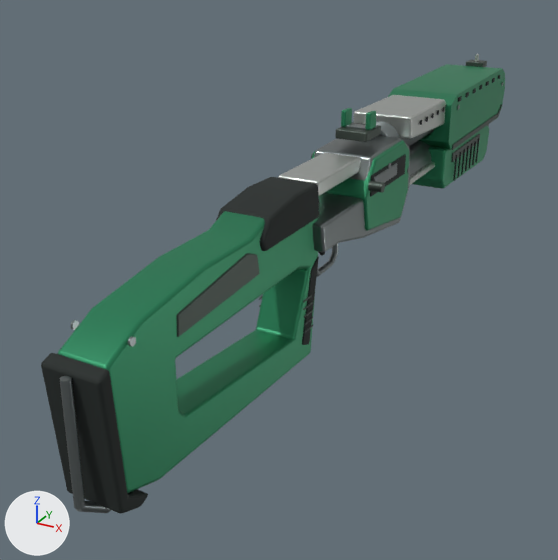
One commit to the glTF model dist/assets/pink-war/m12-shotgun.glb: the scene before it, then after it.
The view is the same before and after, from a 50 mm camera at (0.343, -0.646, 0.349) aimed at (-0.064, 0.094, -0.021). The axes (+X, +Y, +Z) are drawn at lower left. The lights are the same throughout. The picture after the commit comes second. Where no turn or scale is listed for an object, it has been applied to the vertices.

The first picture shows 'M12 fixed alloy', 'M12 fixed detail', 'M12 fixed paint', 'M12 fixed rubber', 'M12 fixed silver', 'M12 pump paint' and 2 more.
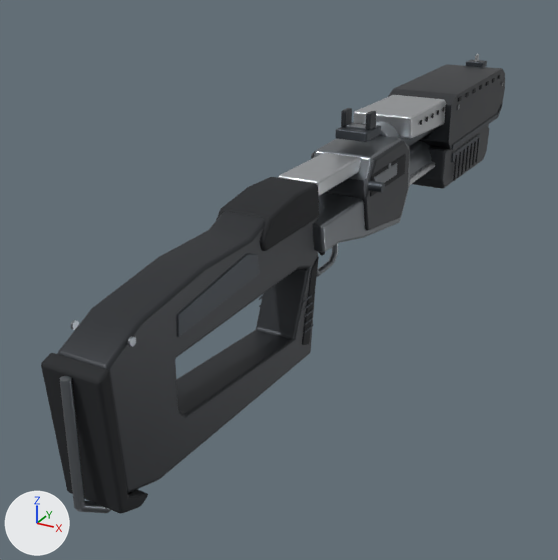
The change in detail:
Material 'PW_M12_paint' (mat_pw_m12_paint) changes colour from green #2c895f to dark grey #36393d; in linear values from (0.025, 0.25, 0.115) to (0.037, 0.041, 0.047).

What differs and where, as boxes (x1, y1, x2, y2) in the pictures (558 x 560 px):
'M12 fixed paint', recoloured (green to dark grey): (57, 64, 505, 493) in both
'M12 pump paint', recoloured (green to dark grey): (412, 126, 489, 189) in both
